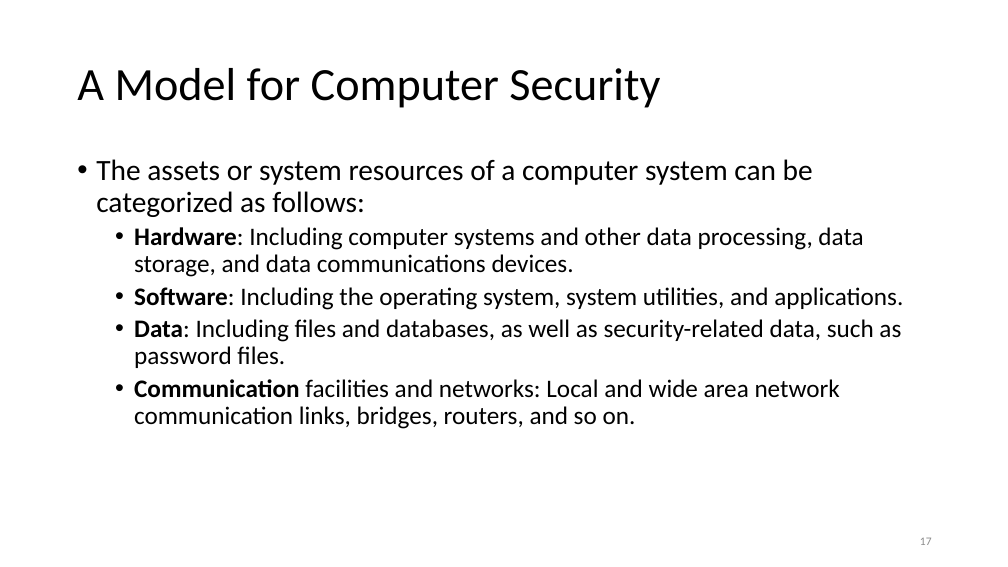
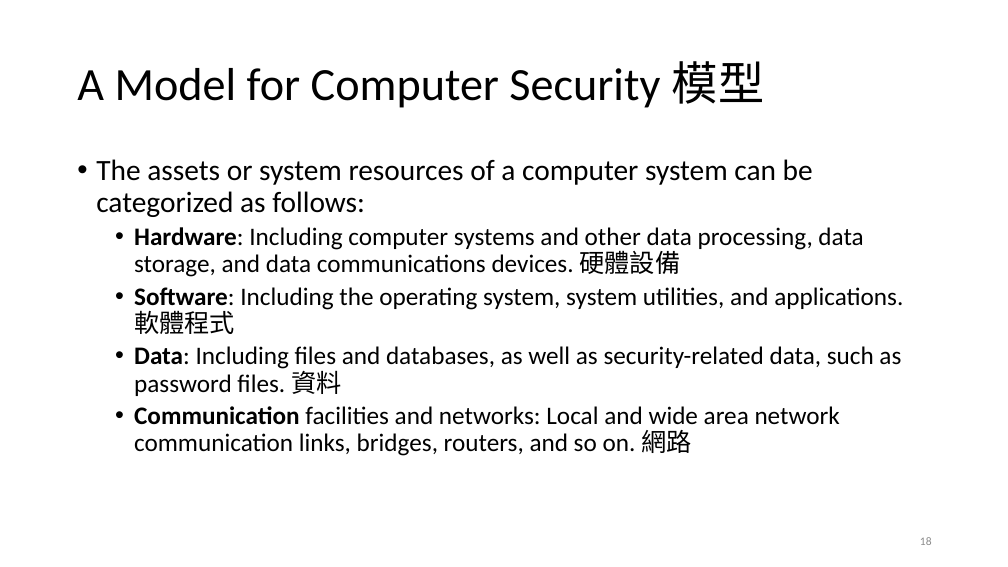
Before and after one commit to ywdeng/uscojywdeng, a slide deck: slide 18 of src/assets/1091/Security/CH01/01-overview.pptx (slide 17 before the commit). Drawn at 1008x567 pixels with LibreOffice and Linux fonts; fonts in the diff are those of the drawing. Boxes give left, top, right and bottom in pixels: in the first picture for what was removed or moved away, otherwise in the second. Text is boxed around its words. In the diff, an @@ line names an element or a change of style, - is before the commit and + after.

```diff
--- a/src/assets/1091/Security/CH01/01-overview.pptx
+++ b/src/assets/1091/Security/CH01/01-overview.pptx
@@ title at [77,61,764,108]: text changed @@
-A Model for Computer Security
+A Model for Computer Security 模型
@@ text at [134,227,903,456]: text changed @@
-  • Hardware: Including computer systems and other data processing, data storage, and data communications devices.
-  • Software: Including the operating system, system utilities, and applications.
-  • Data: Including files and databases, as well as security-related data, such as password files.
-  • Communication facilities and networks: Local and wide area network communication links, bridges, routers, and so on.
+  • Hardware: Including computer systems and other data processing, data storage, and data communications devices. 硬體設備
+  • Software: Including the operating system, system utilities, and applications. 軟體程式
+  • Data: Including files and databases, as well as security-related data, such as password files. 資料
+  • Communication facilities and networks: Local and wide area network communication links, bridges, routers, and so on. 網路
@@ page number at [920,537,932,545]: text changed @@
-17
+18
```
Also in this commit, not shown: 31 other slides changed, 1 slide added, 1 other file.
